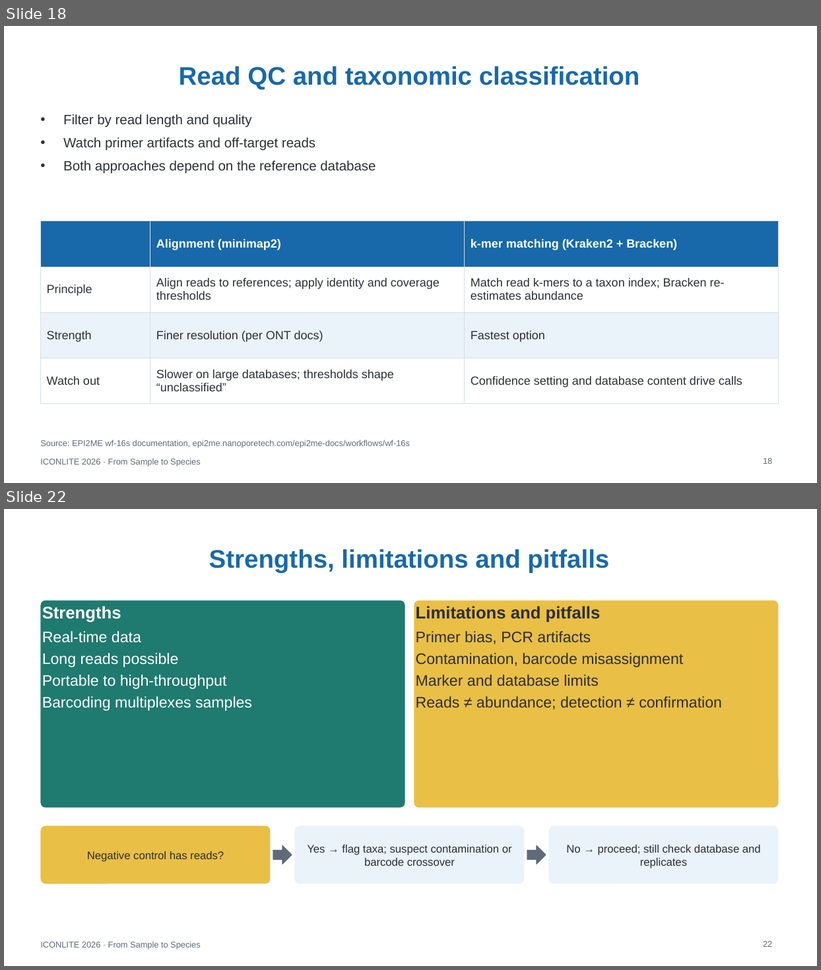
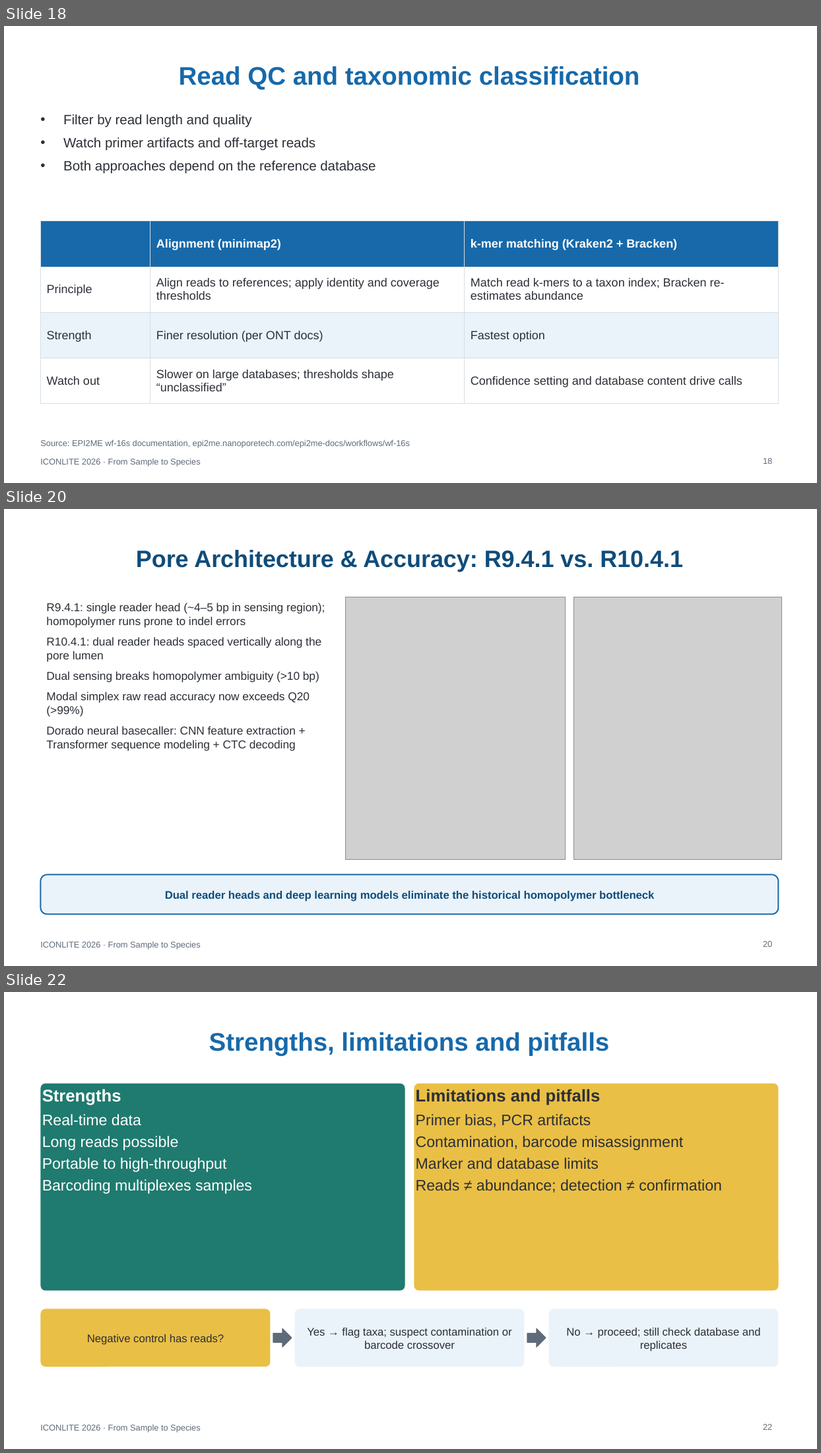
Before and after one commit to WhyAdr/ICONLITE-2026, a slide deck: ICONLITE_ONT_Amplicon_Sequencing_Workshop.pptx. Shown one above the other, each under a label of ours: slides 18 and 22 before the commit, slides 18, 20 and 22 after it; the slides between them are not shown. The pictures are 821x970 and 821x1453 pixels, drawn with LibreOffice and Linux fonts; fonts in the diff are those of the drawing; grey boxes stand for pictures. Boxes give left, top, right and bottom in pixels: in the first picture for what was removed or moved away, otherwise in the second. Text is boxed around its words. In the diff, an @@ line names an element or a change of style, - is before the commit and + after.

Commit message:
Update PPTX and storyboard: implement Option B (R10 chemistry and eDNA adaptation), embed real gel, pore, flow cell and basecalling visuals, and preserve audience callouts

```diff
--- a/ICONLITE_ONT_Amplicon_Sequencing_Workshop.pptx
+++ b/ICONLITE_ONT_Amplicon_Sequencing_Workshop.pptx
@@ slide 20 added at bbox=[4, 509, 817, 966], background #FFFFFF; not listed: 1 template element that a slide beside it also shows @@
@@ title added at bbox=[136, 550, 683, 572], 28 pt, text #0F4C7A, bold @@
+Pore Architecture & Accuracy: R9.4.1 vs. R10.4.1
@@ text added at bbox=[46, 603, 325, 751], 13.5 pt, text #2B2F36 @@
+R9.4.1: single reader head (~4–5 bp in sensing region); homopolymer runs prone to indel errors
+R10.4.1: dual reader heads spaced vertically along the pore lumen
+Dual sensing breaks homopolymer ambiguity (>10 bp)
+Modal simplex raw read accuracy now exceeds Q20 (>99%)
+Dorado neural basecaller: CNN feature extraction + Transformer sequence modeling + CTC decoding
@@ picture added at bbox=[346, 597, 565, 859] @@
@@ picture added at bbox=[574, 597, 781, 859] @@
@@ rounded rectangle added at bbox=[40, 875, 779, 915], fill #EAF3FA, outline #1769AA 1.5 pt, 13 pt, text #0F4C7A, bold @@
+Dual reader heads and deep learning models eliminate the historical homopolymer bottleneck
@@ page number added at bbox=[763, 941, 772, 947], 10 pt, text #5F6B7A @@
+20
```
Also in this commit, not shown: 7 slides changed, 1 other slide added, 2 slides removed, 2 other files.
